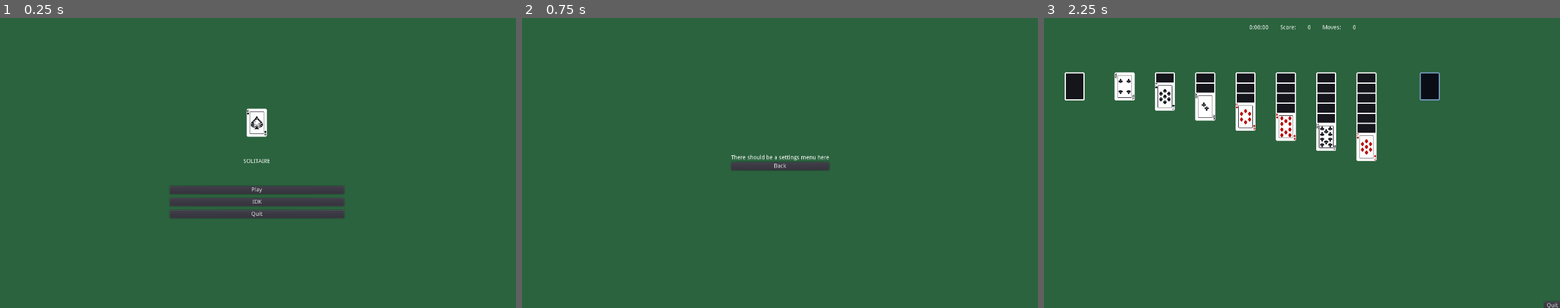
Above: before the commit, frames 1-3 (left to right).
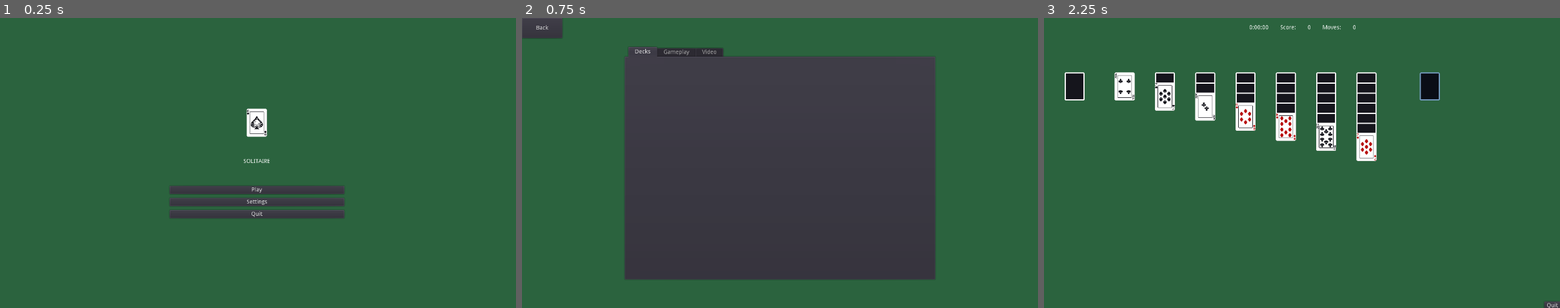
Above: after the commit, the same moments.

Repository: GabeContra/GodotSolitaire
Game: Godot game, scene res://Scenes/MainMenu.tscn
The game is run twice, just before and just after one commit, with the same random seed, the same clock (stepped at 60 frames per second) and the same inputs.
Inputs:
- Up to frame 1 (0.25 s): no input
- Up to frame 2 (0.75 s): click "IDK" (after the commit: "Settings") at 0.5 s
- Up to frame 3 (2.25 s): click "Back" at 1.25 s; click "Play" at 2 s

The runs differ from the first frame. In frame 1, less than 0.1% of the frame differs, in the area x 47-52%, y 62-65%; in frame 2, 47%, in the area x 0-81%, y 0-91%; in frame 3, nothing differs.

Commit message:
Started on Settings Menu

Diff:
--- a/Scenes/MainMenu.tscn
+++ b/Scenes/MainMenu.tscn
@@ -88,7 +88,7 @@
 margin_top = 30.0
 margin_right = 433.0
 margin_bottom = 50.0
-text = "IDK"
+text = "Settings"
 
 [node name="Quit" type="Button" parent="VBoxContainer2/MarginContainer2/VBoxContainer"]
 margin_top = 60.0
@@ -97,7 +97,6 @@
 text = "Quit"
 
 [node name="ConfirmQuit" type="ConfirmationDialog" parent="."]
-visible = true
 anchor_left = 0.5
 anchor_top = 0.5
 anchor_right = 0.5
--- a/Scenes/SettingsMenu.tscn
+++ b/Scenes/SettingsMenu.tscn
@@ -10,30 +10,43 @@
 "_edit_use_anchors_": false
 }
 
-[node name="VBoxContainer" type="VBoxContainer" parent="."]
-anchor_left = 0.5
-anchor_top = 0.5
-anchor_right = 0.5
-anchor_bottom = 0.5
-margin_left = -121.5
-margin_top = -20.0
-margin_right = 121.5
-margin_bottom = 20.0
+[node name="Back" type="Button" parent="."]
+margin_right = 100.0
+margin_bottom = 50.0
+text = "Back"
 __meta__ = {
 "_edit_use_anchors_": false
 }
 
-[node name="Label" type="Label" parent="VBoxContainer"]
-margin_right = 243.0
-margin_bottom = 14.0
-text = "There should be a settings menu here"
+[node name="TabContainer" type="TabContainer" parent="."]
+anchor_left = 0.2
+anchor_top = 0.1
+anchor_right = 0.8
+anchor_bottom = 0.9
+tab_align = 0
 __meta__ = {
 "_edit_use_anchors_": false
 }
 
-[node name="Back" type="Button" parent="VBoxContainer"]
-margin_top = 18.0
-margin_right = 243.0
-margin_bottom = 38.0
-text = "Back"
-[connection signal="pressed" from="VBoxContainer/Back" to="." method="_on_Back_pressed"]
+[node name="Decks" type="Tabs" parent="TabContainer"]
+anchor_right = 1.0
+anchor_bottom = 1.0
+
+[node name="Gameplay" type="Tabs" parent="TabContainer"]
+visible = false
+anchor_right = 1.0
+anchor_bottom = 1.0
+margin_left = 4.0
+margin_top = 32.0
+margin_right = -4.0
+margin_bottom = -4.0
+
+[node name="Video" type="Tabs" parent="TabContainer"]
+visible = false
+anchor_right = 1.0
+anchor_bottom = 1.0
+margin_left = 4.0
+margin_top = 24.0
+margin_right = -4.0
+margin_bottom = -4.0
+[connection signal="pressed" from="Back" to="." method="_on_Back_pressed"]
